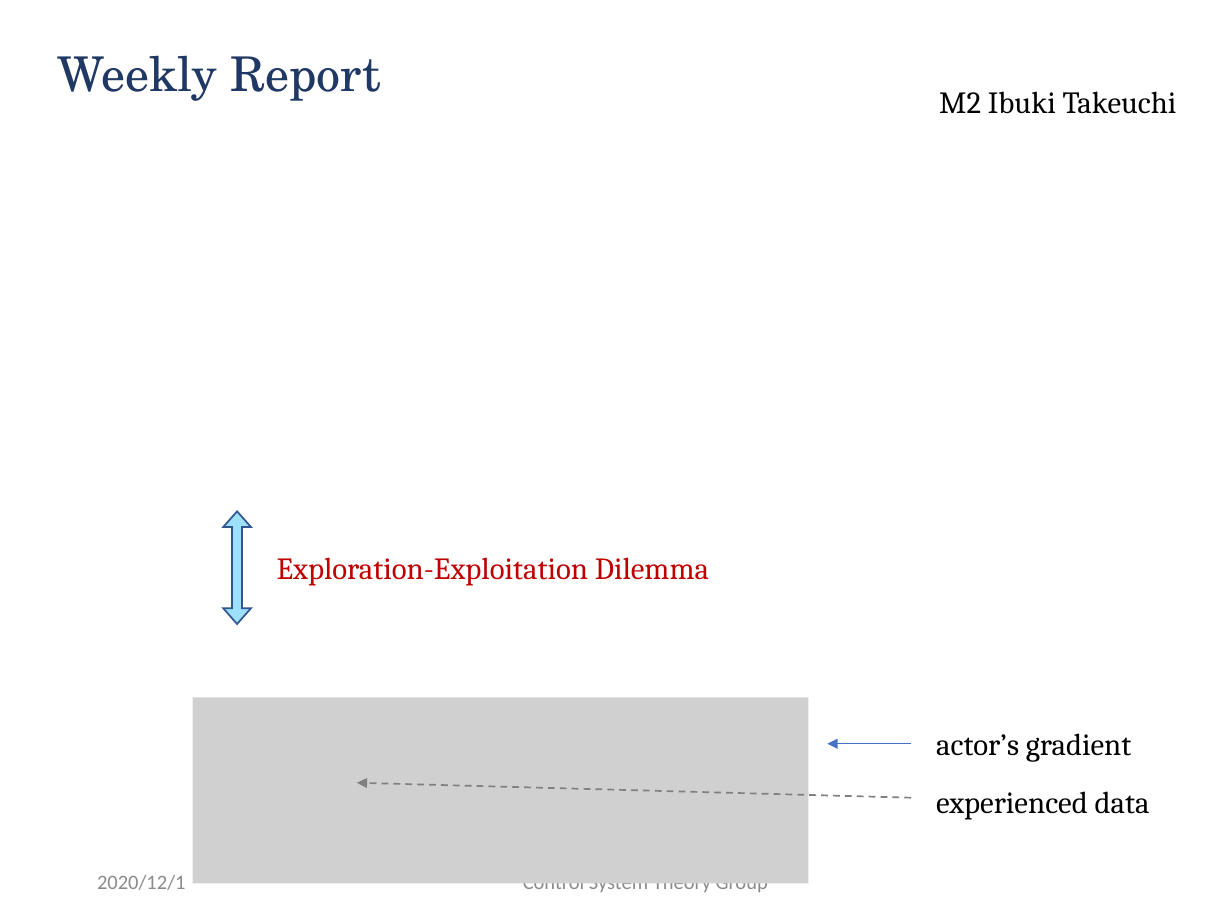
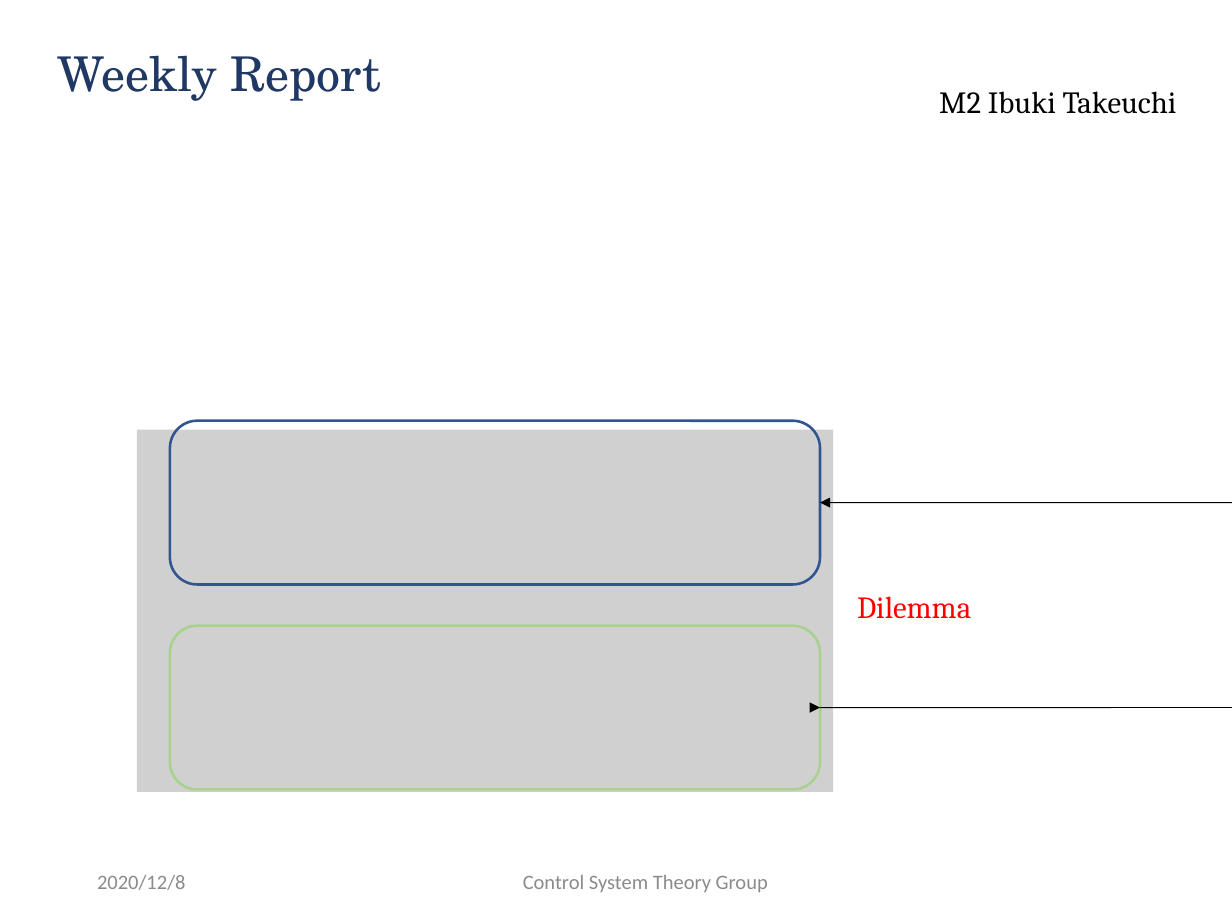
Before and after one commit to ibuki1024/weekly_report, a slide deck: slide 4 of report.pptx (slide 3 before the commit). Drawn at 1232x924 pixels with LibreOffice and Linux fonts; fonts in the diff are those of the drawing; grey boxes stand for pictures; background and template pictures are left out. Boxes give left, top, right and bottom in pixels: in the first picture for what was removed or moved away, otherwise in the second. Text is boxed around its words. In the diff, an @@ line names an element or a change of style, - is before the commit and + after.

```diff
--- a/report.pptx
+++ b/report.pptx
@@ picture added at bbox=[137, 430, 833, 792] @@
@@ rounded rectangle added at bbox=[170, 421, 821, 585], outline #325491 1.5 pt @@
@@ curved double arrow added from (821, 503) to (821, 707), #000000 0.5 pt @@
@@ up down arrow removed at bbox=[223, 511, 250, 623] @@
@@ text removed at bbox=[277, 557, 709, 586] @@
-Exploration-Exploitation Dilemma
@@ text added at bbox=[857, 596, 971, 619], 18 pt, text #FF0000 @@
+Dilemma
@@ rounded rectangle added at bbox=[170, 626, 821, 790], outline #A9D18E 1.5 pt @@
@@ picture removed at bbox=[192, 697, 808, 883] @@
@@ arrow removed from (912, 744) to (828, 744) @@
@@ text removed at bbox=[936, 733, 1132, 762] @@
-actor’s gradient
@@ arrow removed from (912, 798) to (357, 782) @@
@@ text removed at bbox=[936, 791, 1150, 820] @@
-experienced data
@@ text at bbox=[97, 875, 186, 890]: text changed @@
-2020/12/1
+2020/12/8
```
Also in this commit, not shown: 3 other slides changed, 3 slides added, 2 slides removed, 1 other file.
